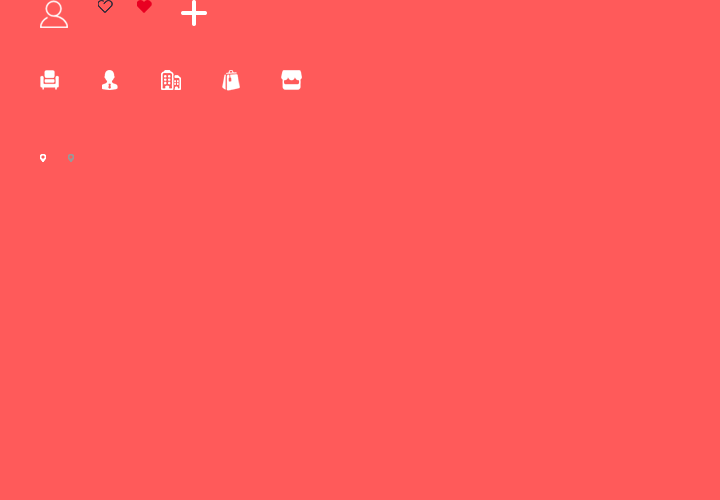
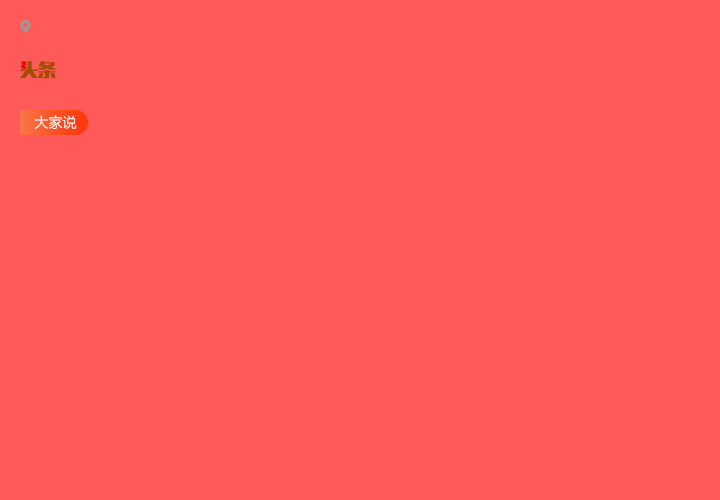
The second 720 × 500 image is a revision of the first. Changes to its layers:
removed layer "圆角矩形 2 拷贝 2" over [181, 11, 207, 15]
removed layer "圆角矩形 2 拷贝" over [192, 0, 196, 26]
removed layer "zand" over [137, 0, 152, 13]
removed layer "zan" over [98, 0, 113, 13]
painted on "place2 拷贝" over [20, 20, 74, 162]
removed layer "user" over [40, 0, 68, 28]
removed layer "place2" over [40, 154, 46, 162]
added layer "大家说" above "图层 2" over [34, 115, 77, 129]
painted on "图层 2" over [20, 110, 88, 135]
added layer "图层 3" above "头条" over [21, 61, 27, 69]
renamed "图层 0" to "头条", showed it, moved it above "图层 1", painted on it over [20, 30, 302, 162]
removed layer "company_building_512px_1131768_easyicon.net" over [161, 70, 181, 90]
removed layer "552ce1e251948_32" over [281, 70, 302, 90]
removed layer "552ce6eead178_32" over [222, 70, 240, 91]
removed layer "552cdf5f081ec_32" over [102, 70, 118, 90]
removed layer "552cdddc8930d_32" over [40, 70, 59, 90]
